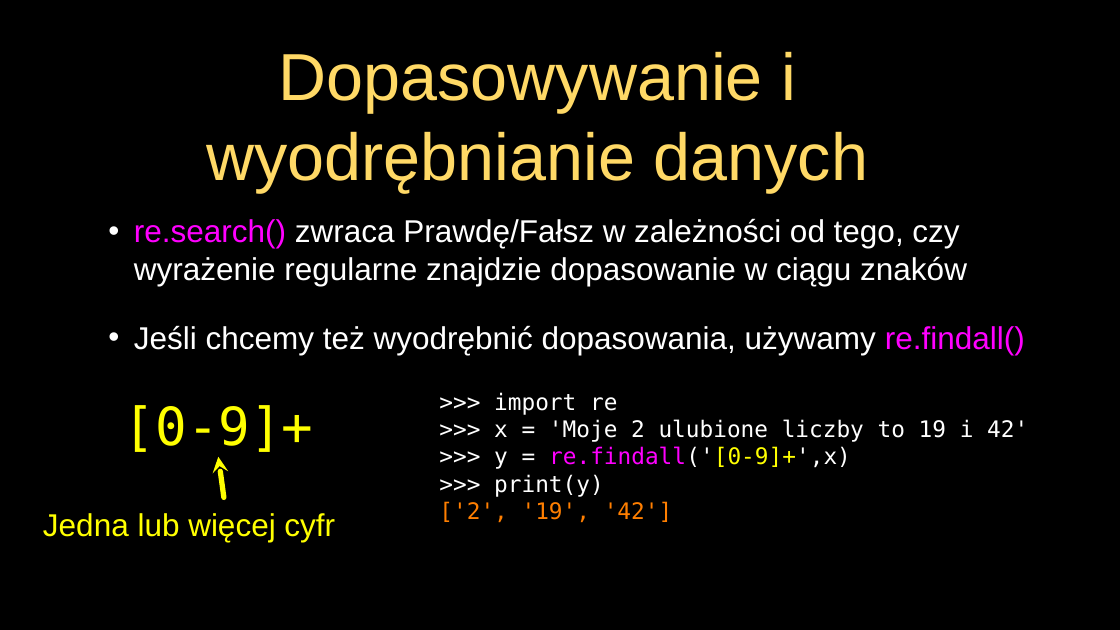
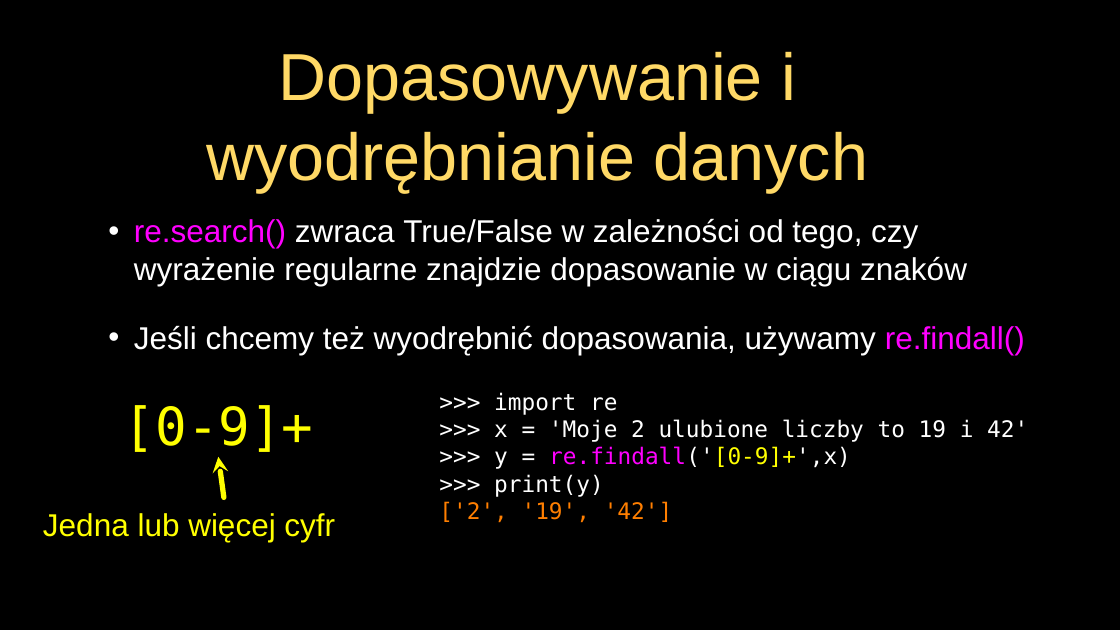
Before and after one commit to andre-wojtowicz/py4e-pl, a slide deck: slide 14 of lectures3/Pythonlearn-11-Regex.pptx. Drawn at 1120x630 pixels with LibreOffice and Linux fonts; fonts in the diff are those of the drawing. Boxes give left, top, right and bottom in pixels: in the first picture for what was removed or moved away, otherwise in the second. Text is boxed around its words. In the diff, an @@ line names an element or a change of style, - is before the commit and + after.

```diff
--- a/lectures3/Pythonlearn-11-Regex.pptx
+++ b/lectures3/Pythonlearn-11-Regex.pptx
@@ text at box(134, 218, 967, 286): text changed @@
-• re.search() zwraca Prawdę/Fałsz w zależności od tego, czy wyrażenie regularne znajdzie dopasowanie w ciągu znaków
+• re.search() zwraca True/False w zależności od tego, czy wyrażenie regularne znajdzie dopasowanie w ciągu znaków
```
Also in this commit, not shown: 8 other slides changed, 39 other files.
